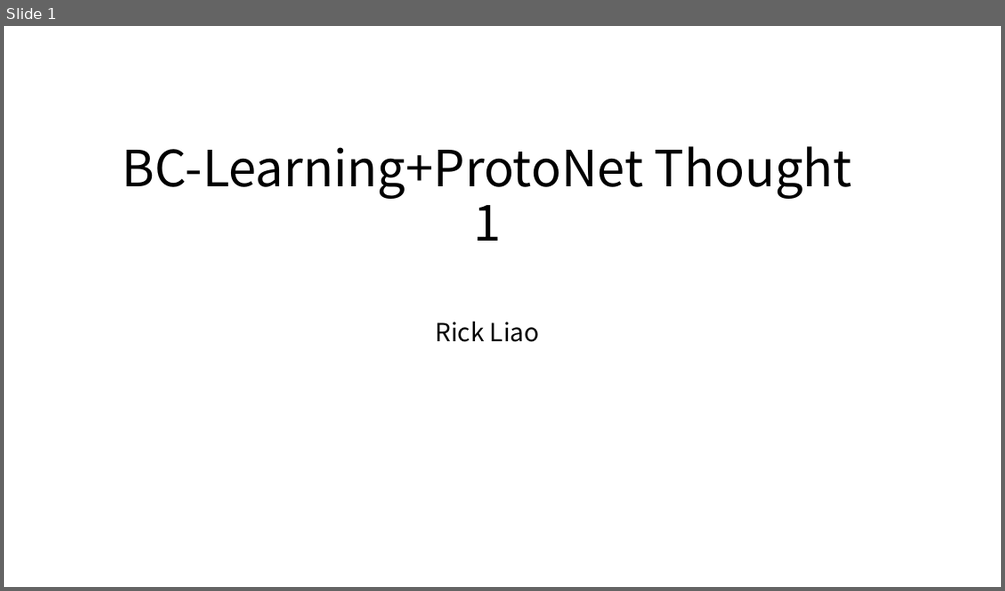
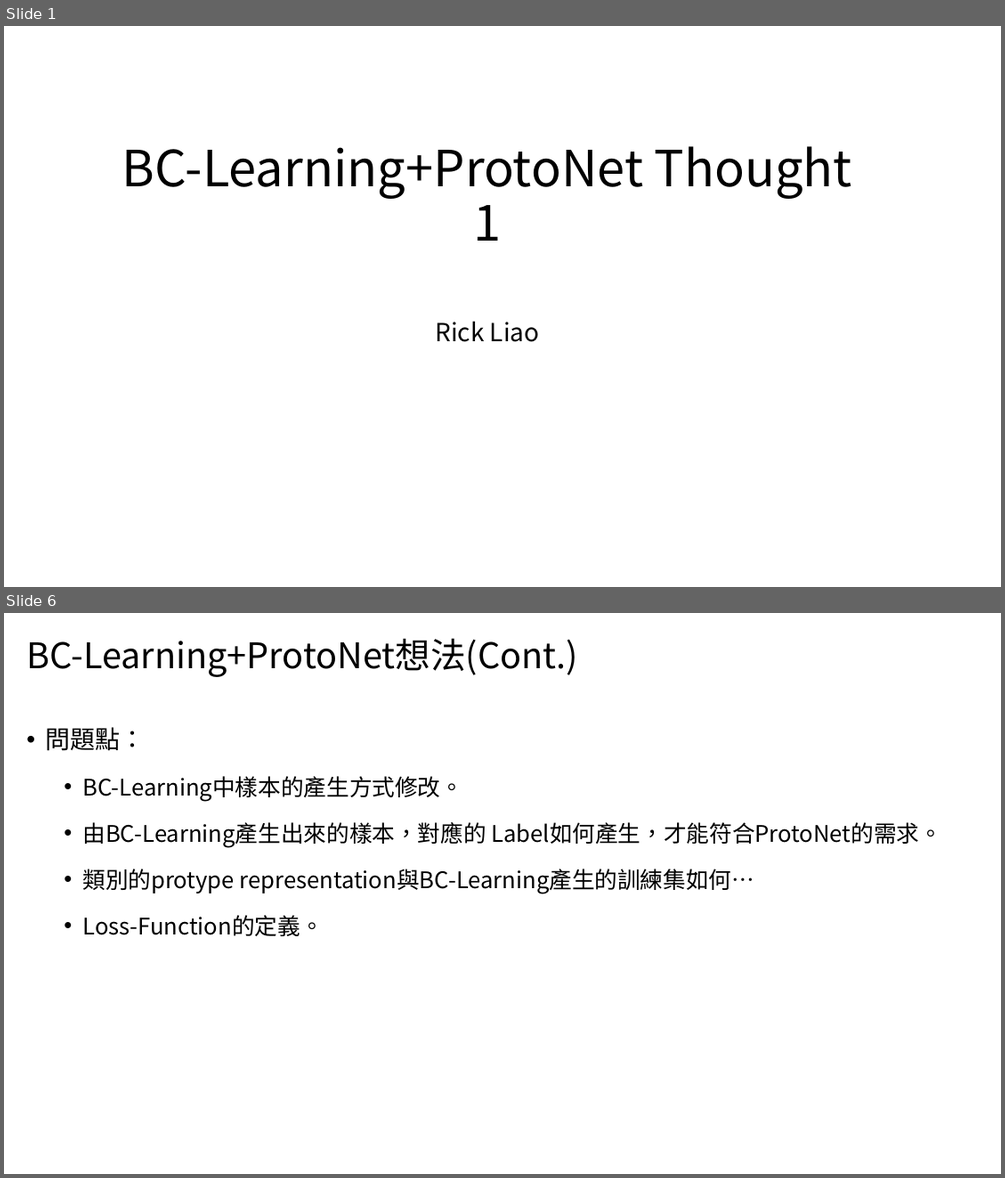
Before and after one commit to xrick/RickLiao-Repo, a slide deck: MyResearches/BCLearning+ProtoNet/Thoughts/bclearning+protonet_thoughts01.pptx. Shown one above the other, each under a label of ours: slide 1 before the commit, slides 1 and 6 after it; the slides between them are not shown. The pictures are 1005x591 and 1005x1178 pixels, drawn with LibreOffice and Linux fonts; fonts in the diff are those of the drawing. Boxes give left, top, right and bottom in pixels: in the first picture for what was removed or moved away, otherwise in the second. Text is boxed around its words. In the diff, an @@ line names an element or a change of style, - is before the commit and + after.

```diff
--- a/MyResearches/BCLearning+ProtoNet/Thoughts/bclearning+protonet_thoughts01.pptx
+++ b/MyResearches/BCLearning+ProtoNet/Thoughts/bclearning+protonet_thoughts01.pptx
@@ slide 6 added at <box>4,613,1001,1174</box>, background #FFFFFF @@
@@ title added at <box>26,638,578,677</box>, 34 pt, text #000000 @@
+BC-Learning+ProtoNet想法(Cont.)
@@ text added at <box>45,727,942,936</box>, 22 pt, text #000000 @@
+• 問題點：
+  • BC-Learning中樣本的產生方式修改。
+  • 由BC-Learning產生出來的樣本，對應的 Label如何產生，才能符合ProtoNet的需求。
+  • 類別的protype representation與BC-Learning產生的訓練集如何…
+  • Loss-Function的定義。
```
Also in this commit, not shown: 1 slide changed, 9 other slides added, 16 slides removed, 4 other files.
